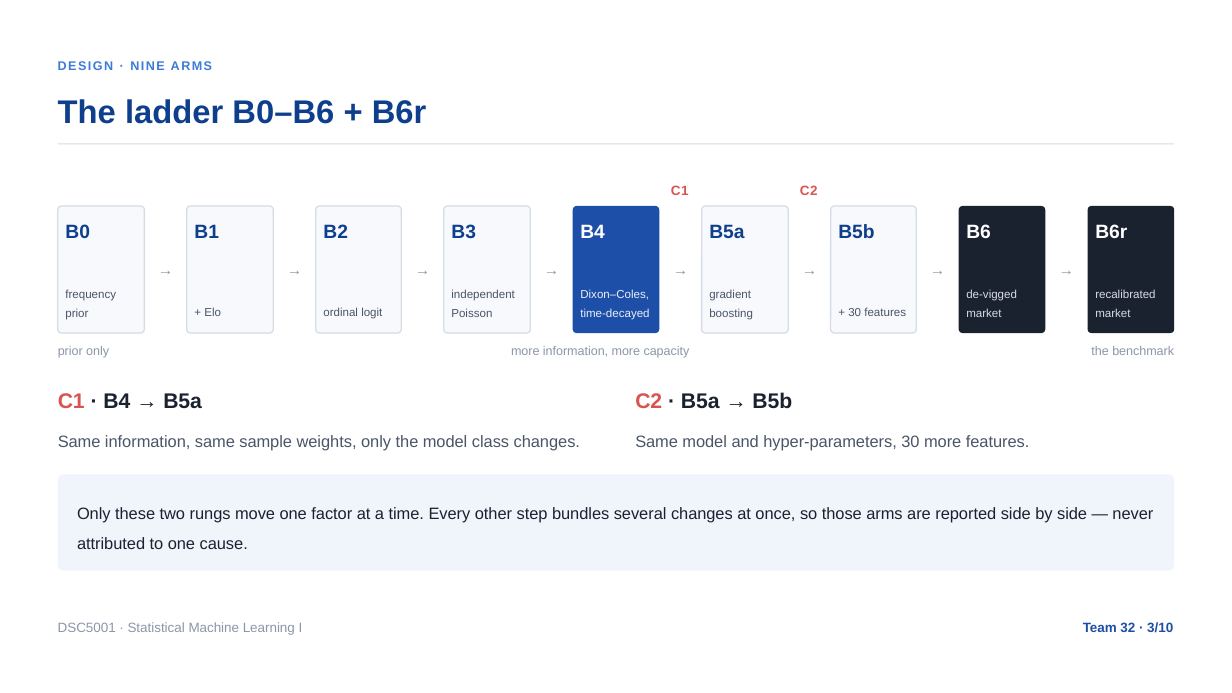
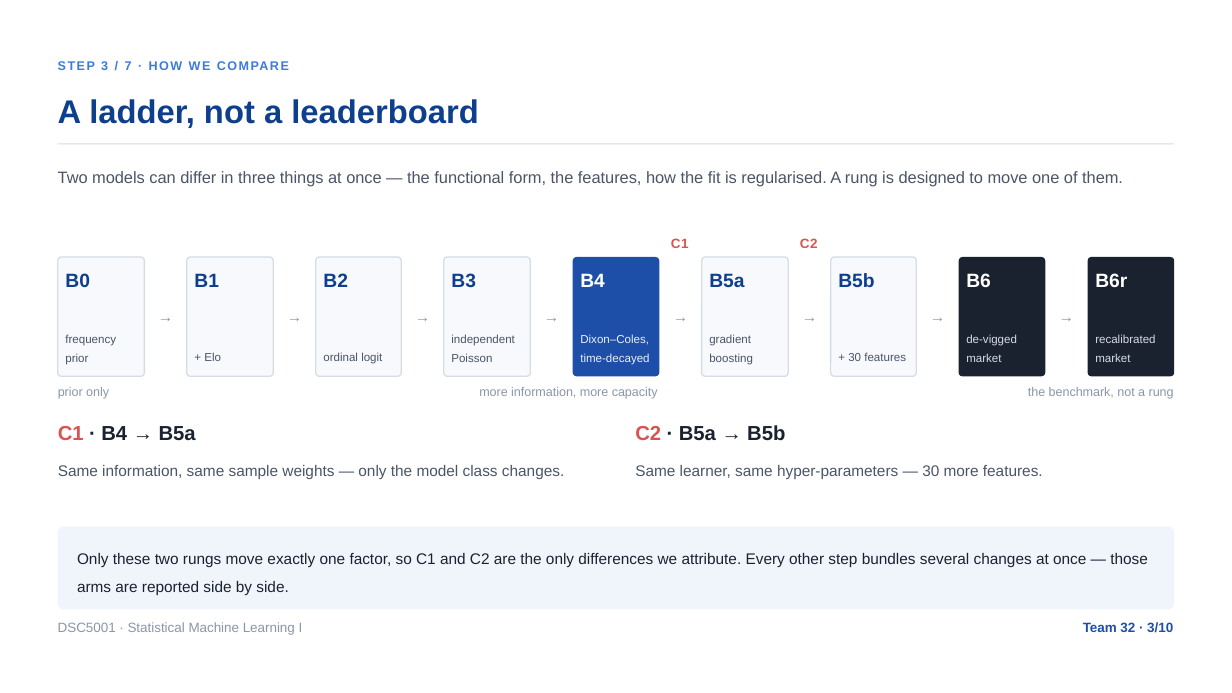
Before and after one commit to XHH-Coco/Football-Calibration, a slide deck: slide 3 of products/slides/Market-Audit/Market-Audit.pptx. Drawn at 1232x693 pixels with LibreOffice and Linux fonts; fonts in the diff are those of the drawing. Boxes give left, top, right and bottom in pixels: in the first picture for what was removed or moved away, otherwise in the second. Text is boxed around its words. In the diff, an @@ line names an element or a change of style, - is before the commit and + after.

```diff
--- a/products/slides/Market-Audit/Market-Audit.pptx
+++ b/products/slides/Market-Audit/Market-Audit.pptx
@@ text at <box>101,61,132,70</box>: text changed @@
-DESIGN · NINE ARMS
+STEP 3 / 7 · HOW WE COMPARE
@@ text at <box>58,99,479,128</box>: text changed @@
-The ladder B0–B6 + B6r
+A ladder, not a leaderboard
@@ text added at <box>58,171,1123,187</box>, 12.8 pt, text #4A5568 @@
+Two models can differ in three things at once — the functional form, the features, how the fit is regularised. A rung is designed to move one of them.
@@ text "C1": place and size @@
-text "C1" at <box>671,185,689,195</box>
+text "C1" at <box>671,238,689,248</box>
@@ text "C2": place and size @@
-text "C2" at <box>800,185,818,195</box>
+text "C2" at <box>800,238,818,248</box>
@@ rounded rectangle: place and size @@
-rounded rectangle at <box>57,206,144,334</box>
+rounded rectangle at <box>57,257,144,376</box>
@@ rounded rectangle: place and size @@
-rounded rectangle at <box>187,206,274,334</box>
+rounded rectangle at <box>187,257,274,376</box>
@@ rounded rectangle: place and size @@
-rounded rectangle at <box>316,206,402,334</box>
+rounded rectangle at <box>316,257,402,376</box>
@@ rounded rectangle: place and size @@
-rounded rectangle at <box>444,206,531,334</box>
+rounded rectangle at <box>444,257,531,376</box>
@@ rounded rectangle: place and size @@
-rounded rectangle at <box>573,206,660,334</box>
+rounded rectangle at <box>573,257,660,376</box>
@@ rounded rectangle: place and size @@
-rounded rectangle at <box>701,206,788,334</box>
+rounded rectangle at <box>701,257,788,376</box>
@@ rounded rectangle: place and size @@
-rounded rectangle at <box>831,206,917,334</box>
+rounded rectangle at <box>831,257,917,376</box>
@@ rounded rectangle: place and size @@
-rounded rectangle at <box>959,206,1046,334</box>
+rounded rectangle at <box>959,257,1046,376</box>
@@ rounded rectangle: place and size @@
-rounded rectangle at <box>1088,206,1175,334</box>
+rounded rectangle at <box>1088,257,1175,376</box>
@@ 9 texts: place and size @@
-9 texts at <box>65,224,1127,238</box>
+9 texts at <box>65,273,1127,287</box>
@@ 17 texts: place and size @@
-17 texts at <box>65,260,1155,320</box>
+17 texts at <box>65,307,1155,365</box>
@@ text "prior only": place and size @@
-text "prior only" at <box>58,346,109,358</box>
+text "prior only" at <box>58,387,109,399</box>
@@ text "more information, more capacity": place and size @@
-text "more information, more capacity" at <box>511,346,690,358</box>
+text "more information, more capacity" at <box>479,387,658,399</box>
@@ text at <box>1028,387,1174,399</box>: text changed @@
-the benchmark
+the benchmark, not a rung
@@ text "C1 · B4 → B5a": place and size @@
-text "C1 · B4 → B5a" at <box>58,393,202,408</box>
+text "C1 · B4 → B5a" at <box>58,426,196,441</box>
@@ text "C1 · B4 → B5a" at <box>58,426,196,441</box>: size 16.5 to 15.8 pt @@
@@ text "C2 · B5a → B5b": place and size @@
-text "C2 · B5a → B5b" at <box>635,392,792,409</box>
+text "C2 · B5a → B5b" at <box>635,425,785,441</box>
@@ text "C2 · B5a → B5b" at <box>635,425,785,441</box>: size 16.5 to 15.8 pt @@
@@ text at <box>58,465,564,479</box>: text changed; size 12.8 to 12 pt @@
-Same information, same sample weights, only the model class changes.
+Same information, same sample weights — only the model class changes.
@@ text at <box>635,465,1043,479</box>: text changed; size 12.8 to 12 pt @@
-Same model and hyper-parameters, 30 more features.
+Same learner, same hyper-parameters — 30 more features.
@@ rounded rectangle: place and size @@
-rounded rectangle at <box>57,475,1174,571</box>
+rounded rectangle at <box>57,527,1174,610</box>
@@ rounded rectangle at <box>57,527,1174,610</box>: proportions changed @@
@@ text at <box>77,553,1148,595</box>: text changed; size 12.8 to 12 pt @@
-Only these two rungs move one factor at a time. Every other step bundles several changes at once, so those arms are reported side by side — never attributed to one cause.
+Only these two rungs move exactly one factor, so C1 and C2 are the only differences we attribute. Every other step bundles several changes at once — those arms are reported side by side.
```
Also in this commit, not shown: 7 other slides changed, 1 slide added, 1 slide removed, 48 other files.
